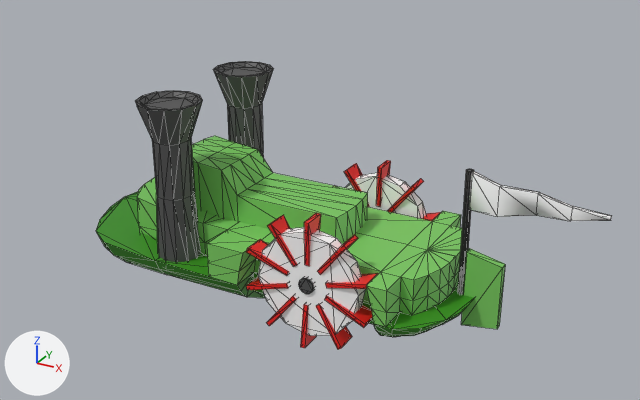
Before and after pictures for a commit that changed the FBX model Assets/Mesh/Boat_1.FBX.
The view is the same before and after, from a 50 mm lens placed at (0.1135, -0.1732, 0.1073), pointed at (0.0162, 0.0036, 0.0189). Lighting does not change. The marker at lower left points along +X, +Y and +Z. Both versions are drawn at full value of the shape key 'Box006' of 'B_1_Flag'; the numbers are the values there. Mesh edges are drawn as thin lines.

In view in the first picture: 'B_1_Flag', 'B_1_Hull', 'B_1_Left_Stack', 'B_1_Rutter', 'B_1_left_Wheel', 'B_1_right_Stack', 'B_1_right_Wheel'.
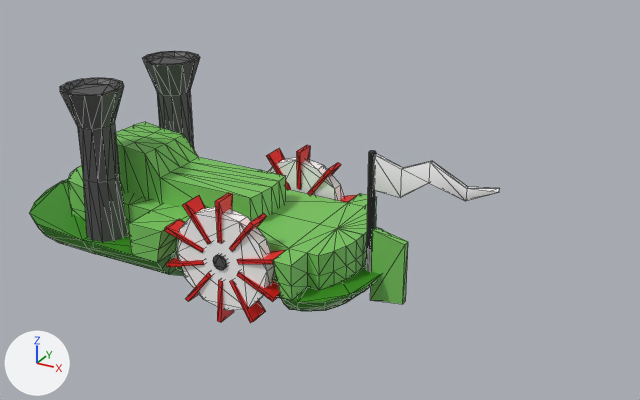
Pixel boxes (x1, y1, x2, y2) of what changed, in the pictures (640 x 400 px):
'B_1_Hull', moved, turned
    before: (96, 136, 474, 337)
    after: (29, 122, 383, 311)
'B_1_left_Wheel', moved, turned, rescaled
    before: (246, 213, 378, 349)
    after: (165, 193, 286, 323)
'B_1_Left_Stack', moved, turned, rescaled
    before: (135, 91, 203, 262)
    after: (60, 78, 127, 242)
'B_1_right_Stack', moved, turned, rescaled
    before: (213, 61, 273, 158)
    after: (142, 51, 200, 149)
'B_1_Flag', reshaped, moved, turned, rescaled
    before: (469, 171, 612, 221)
    after: (373, 153, 500, 201)
'B_1_Rutter', moved, turned, rescaled
    before: (461, 248, 505, 329)
    after: (370, 227, 408, 304)
'B_1_right_Wheel', reshaped, moved, turned, rescaled
    before: (344, 160, 441, 221)
    after: (266, 145, 357, 203)

The change, as a diff of the scene's bpy script:
```diff
--- a/Assets/Mesh/Boat_1.FBX.py
+++ b/Assets/Mesh/Boat_1.FBX.py
@@ me_mesh_005 @@
 me_mesh_005.from_pydata(...)  # 8 vertices, 12 faces; spans x -0.3..8.3, y -1.0..1.0, z 0.0..19.2
 # used by ob_b_1_rutter; parent = ob_b_1_hull; location = (56.61, 0.0, -6.612)
+# me_mesh_005 part 3: the whole mesh is turned -90 degrees about the x axis through the mesh origin
 me_mesh_005.materials.append(mat_01___default)
@@ me_mesh_002 @@
 me_mesh_002.from_pydata(...)  # 72 vertices, 140 faces; spans x -7.9..7.9, y 7.9..23.6, z 0.0..41.7
 # used by ob_b_1_right_stack; parent = ob_b_1_hull; location = (-13.31, 0.0, -0.153)
+# me_mesh_002 part 4: the whole mesh is turned -90 degrees about the x axis through the mesh origin
 me_mesh_002.materials.append(mat_01___default)
@@ me_mesh @@
 me_mesh.from_pydata(...)  # 328 vertices, 610 faces; spans x -43.7..59.2, y -22.7..22.7, z -8.5..31.7
 # used by ob_b_1_hull; location = (0.0, 0.0, 0.0039); scale = (0.001, 0.001, 0.001)
+# me_mesh part 2: the whole mesh is turned -90 degrees about the x axis through the mesh origin
 me_mesh.materials.append(mat_01___default)
@@ me_mesh_004 @@
 me_mesh_004.from_pydata(...)  # 128 vertices, 208 faces; spans x -15.8..15.8, y -21.4..-13.9, z -16.2..16.2
 # used by ob_b_1_right_wheel; parent = ob_b_1_hull; location = (25.97, 0.0, 5.185); rotation_euler = (0.0, -3.142, 0.0), in degrees (0, -180, 0); scale = (-1.0, -1.0, -1.0)
+# me_mesh_004 part 6: the whole mesh is multiplied about the mesh origin by the matrix ((-1.0, 0.0, 0.0), (0.0, 0.0, -1.0), (0.0, -1.0, 0.0))
 me_mesh_004.materials.append(mat_01___default)
@@ me_mesh_001 @@
 me_mesh_001.from_pydata(...)  # 72 vertices, 140 faces; spans x -7.9..7.9, y -23.6..-7.9, z 0.0..41.7
 # used by ob_b_1_left_stack; parent = ob_b_1_hull; location = (-13.31, 0.0, -0.153)
+# me_mesh_001 part 1: the whole mesh is turned -90 degrees about the x axis through the mesh origin
 me_mesh_001.materials.append(mat_01___default)
@@ me_mesh_003 @@
 me_mesh_003.from_pydata(...)  # 128 vertices, 208 faces; spans x -15.8..15.8, y -21.4..-13.9, z -16.2..16.2
 # used by ob_b_1_left_wheel; parent = ob_b_1_hull; location = (25.97, 0.0, 5.185)
+# me_mesh_003 part 5: the whole mesh is turned -90 degrees about the x axis through the mesh origin
 me_mesh_003.materials.append(mat_01___default)
@@ me_mesh_006 @@
 # used by ob_b_1_flag; parent = ob_b_1_hull; location = (55.52, -0.0145, 31.69); rotation_euler = (1.571, 0.0, 0.0), in degrees (90, 0, 0); scale = (1.0, 1.0, 0.255)
-me_mesh_006.from_pydata(...)  # 20 vertices, 36 faces; spans x 0.3..30.7, y -9.0..0.0, z -2.2..13.4
+me_mesh_006.from_pydata(...)  # 20 vertices, 36 faces; spans x 0.0..30.4, y -5.2..5.7, z -1.8..2.6
+# me_mesh_006 part 7: 20 of 20 vertices moved; they spanned x 0.3..30.7, y -9.0..0.0, z -2.2..13.4 and now span x 0.0..30.4, y -5.2..5.7, z -1.8..2.6; mean shift (-0.3, 4.7, -4.0); largest move (7.9, -1.0, 13.4) -> (7.6, 1.8, 0.3)
 me_mesh_006.materials.append(mat_01___default)
@@ ob_b_1_rutter @@
 ob_b_1_rutter = bpy.data.objects.new('B_1_Rutter', me_mesh_005)
-ob_b_1_rutter.parent = ob_b_1_hull
-ob_b_1_rutter.location = (56.61, 0.0, -6.612)
+ob_b_1_rutter.location = (0.0331, 0.0, -0.00268)
+ob_b_1_rutter.rotation_euler = (1.571, 0.0, 0.0)  # degrees (90, 0, 0)
+ob_b_1_rutter.scale = (0.001, 0.001, 0.001)
@@ ob_b_1_right_stack @@
 ob_b_1_right_stack = bpy.data.objects.new('B_1_right_Stack', me_mesh_002)
-ob_b_1_right_stack.parent = ob_b_1_hull
-ob_b_1_right_stack.location = (-13.31, 0.0, -0.153)
+ob_b_1_right_stack.location = (-0.0368, 0.0, 0.00378)
+ob_b_1_right_stack.rotation_euler = (1.571, 0.0, 0.0)  # degrees (90, 0, 0)
+ob_b_1_right_stack.scale = (0.001, 0.001, 0.001)
@@ ob_b_1_hull @@
 ob_b_1_hull = bpy.data.objects.new('B_1_Hull', me_mesh)
-ob_b_1_hull.location = (0.0, 0.0, 0.0039)
+ob_b_1_hull.location = (-0.0235, 0.0, 0.0039)
+ob_b_1_hull.rotation_euler = (1.571, 0.0, 0.0)  # degrees (90, 0, 0)
 ob_b_1_hull.scale = (0.001, 0.001, 0.001)
@@ ob_b_1_right_wheel @@
 ob_b_1_right_wheel = bpy.data.objects.new('B_1_right_Wheel', me_mesh_004)
-ob_b_1_right_wheel.parent = ob_b_1_hull
-ob_b_1_right_wheel.location = (25.97, 0.0, 5.185)
-ob_b_1_right_wheel.rotation_euler = (0.0, -3.142, 0.0)  # degrees (0, -180, 0)
-ob_b_1_right_wheel.scale = (-1.0, -1.0, -1.0)
+ob_b_1_right_wheel.location = (0.00243, 0.0, 0.00912)
+ob_b_1_right_wheel.rotation_euler = (1.571, 0.0, 0.0)  # degrees (90, 0, 0)
+ob_b_1_right_wheel.scale = (-0.001, -0.001, -0.001)
@@ ob_b_1_left_stack @@
 ob_b_1_left_stack = bpy.data.objects.new('B_1_Left_Stack', me_mesh_001)
-ob_b_1_left_stack.parent = ob_b_1_hull
-ob_b_1_left_stack.location = (-13.31, 0.0, -0.153)
+ob_b_1_left_stack.location = (-0.0368, 0.0, 0.00378)
+ob_b_1_left_stack.rotation_euler = (1.571, 0.0, 0.0)  # degrees (90, 0, 0)
+ob_b_1_left_stack.scale = (0.001, 0.001, 0.001)
@@ ob_b_1_left_wheel @@
 ob_b_1_left_wheel = bpy.data.objects.new('B_1_left_Wheel', me_mesh_003)
-ob_b_1_left_wheel.parent = ob_b_1_hull
-ob_b_1_left_wheel.location = (25.97, 0.0, 5.185)
+ob_b_1_left_wheel.location = (0.00243, 0.0, 0.00912)
+ob_b_1_left_wheel.rotation_euler = (1.571, 0.0, 0.0)  # degrees (90, 0, 0)
+ob_b_1_left_wheel.scale = (0.001, 0.001, 0.001)
@@ ob_b_1_flag @@
 ob_b_1_flag = bpy.data.objects.new('B_1_Flag', me_mesh_006)
-ob_b_1_flag.parent = ob_b_1_hull
-ob_b_1_flag.location = (55.52, -0.0145, 31.69)
+ob_b_1_flag.location = (0.032, -0.0000145, 0.0311)
 ob_b_1_flag.rotation_euler = (1.571, 0.0, 0.0)  # degrees (90, 0, 0)
-ob_b_1_flag.scale = (1.0, 1.0, 0.255)
+ob_b_1_flag.scale = (0.001, 0.001, 0.001)
```
